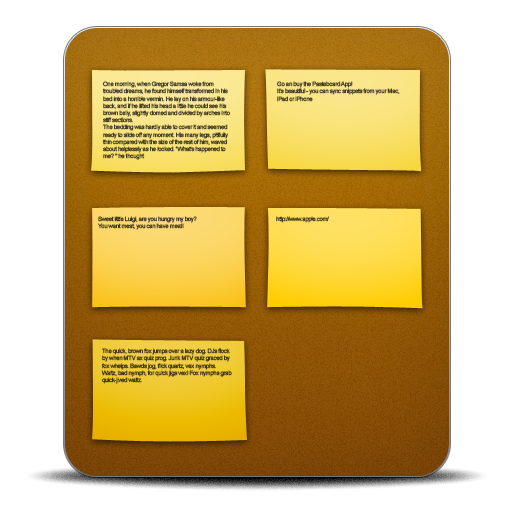
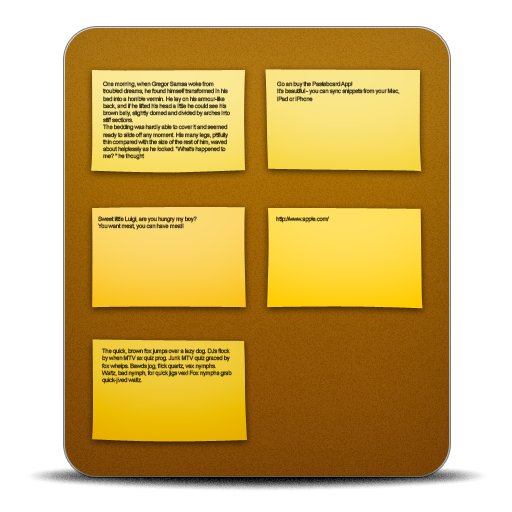
Layered file, before and after one edit (512 x 512). Changes by layer:
pixels changed over [left=64, top=27, right=450, bottom=477] (layer not identified)
